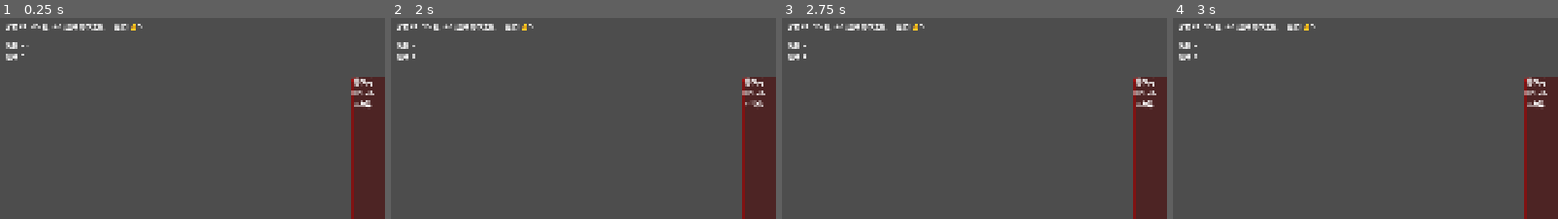
Above: before the commit, frames 1-4 (left to right).
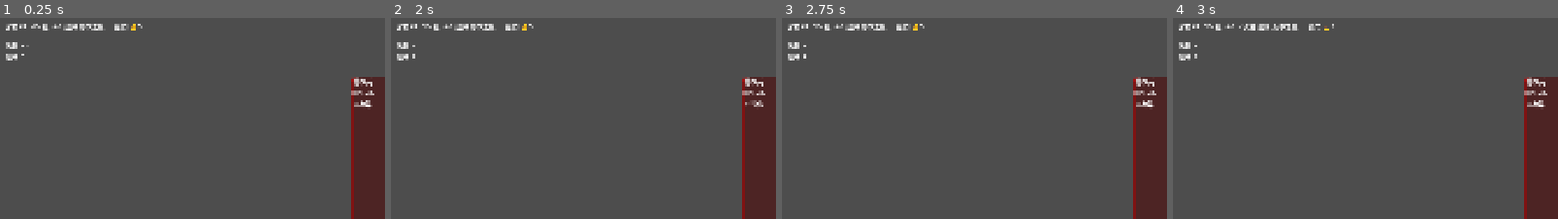
Above: after the commit, the same moments.

Repository: adam2046/three-kingdoms-deckbuilder
Game: Godot game, scene res://scenes/main.tscn
Two runs of this game, one before a commit and one after it. Both use one fixed random seed, a clock stepped at 60 frames per second and the inputs below. This scene is started directly instead of the project's main scene.
Inputs (mouse positions are % of the whole screen's width and height, from its top left):
- Up to frame 1 (0.25 s): no input
- Up to frame 2 (2 s): click "結束回合" at 0.5 s; click "結束回合" at 1.25 s
- Up to frame 3 (2.75 s): click "結束回合" at 2 s
- Up to frame 4 (3 s): tap Enter at 2.75 s; drag from (40, 88) to (60, 29) at 2.77 s
The pictures show only the part of the screen within x 0-50%, y 0-50%; the shares and areas given below are measured in that part.

Frames 1-3 are identical in both runs. In frame 4, 0.6% of the frame differs, in the area x 16-42%, y 2-7%.

Commit message:
feat: implement equipment effects (weapon, armor, horse system)
Equipment system enhancements:
- Weapon effects: 青釭劍 +2 dmg (ignores armor), 青龍偃月刀 +1 dmg + draw 1 on survive
- Armor effects: 八卦陣 50% dodge, 仁王盾 50% block, default -1 dmg
- Horse effects: horse_minus +1 attack dmg, horse_plus +1 block/turn
- Equipment slots visible in UI stats bar
- start_turn() resets per-turn state
- Per-battle state preserved between fights

Bug fixes:
- initialize_run() separates run-level from battle-level state
- run_ended signal connected to victory/defeat handler
- 桃 self-rescue + 小喬 天香 auto-rescue
- diao_chan 離間 skill implemented
- Missing hero entries and variable declarations fixed

Diff:
--- a/scripts/battle/battle_manager.gd
+++ b/scripts/battle/battle_manager.gd
@@ -464,6 +464,16 @@
 
 
 func start_turn() -> void:
+	# Reset per-turn state
+	energy_used = 0
+	attack_limit_reached = false
+	skill_used_this_turn.clear()
+	wine_active = false  # Wine buff expires if not used
+	dodge_used_this_attack = false
+	# horse_plus: +1 block per turn (defense horse)
+	if equipment_slots.has("horse_plus"):
+		block += 1
+		print("[+1馬] Gained 1 block from %s (total: %d)" % [equipment_slots["horse_plus"].name_zh, block])
 	turn_started.emit(turn_number)
 	_advance_phase(Phase.JUDGMENT)
 
@@ -745,10 +755,25 @@
 					if player_hero.id == "xu_chu" and xu_chu_luoyi_active:
 						take_damage(1)
 						print("[裸衣] Self-damage 1")
-					# Equipment: weapon gives +1 damage
+					# Equipment: weapon effects
 					if equipment_slots.has("weapon"):
+						var weapon_card: CardData = equipment_slots["weapon"]
+						# 青釭劍 (Qinggang Sword): ignores enemy armor, +2 damage
+						if weapon_card.name_zh == "青釭劍":
+							dmg += 2
+							print("[青釭劍] Ignores armor, +2 damage")
+						# 青龍偃月刀 (Green Dragon Blade): if target survives, draw 1
+						elif weapon_card.name_zh == "青龍偃月刀":
+							dmg += 1
+							print("[Weapon] +1 damage from %s" % weapon_card.name_zh)
+						else:
+							dmg += 1
+							print("[Weapon] +1 damage from %s" % weapon_card.name_zh)
+					# horse_minus (赤兔 etc.): +1 attack damage
+					if equipment_slots.has("horse_minus"):
 						dmg += 1
-						print("[Weapon] +1 damage from %s" % equipment_slots["weapon"].name_zh)
+						print("[-1馬] +1 damage from %s" % equipment_slots["horse_minus"].name_zh)
+					# Deal damage to target
 					if target and target is EnemyData:
 						target.take_damage(dmg)
 						print("Dealt %d damage to %s (HP: %d/%d)" % [dmg, target.name_zh, target.current_hp, target.max_hp])
@@ -757,6 +782,10 @@
 							hand.erase(card)
 							discard_pile.append(card)
 							return true
+						# 青龍偃月刀 bonus: if target survived, draw 1
+						if equipment_slots.has("weapon") and equipment_slots["weapon"].name_zh == "青龍偃月刀" and target.is_alive():
+							draw_cards(1)
+							print("[青龍偃月刀] Target survived → draw 1")
 					energy_used += 1
 				CardData.SubType.DODGE:
 					return false  # Can only be played in response to 殺
@@ -1040,10 +1069,32 @@
 		block -= absorbed
 		effective -= absorbed
 		print("[Block] Absorbed %d damage, %d block remaining" % [absorbed, block])
-	# Armor reduces damage by 1
+	# Armor effects
 	if equipment_slots.has("armor") and effective > 0:
-		effective -= 1
-		print("[Armor] %s reduced damage by 1" % equipment_slots["armor"].name_zh)
+		var armor_card: CardData = equipment_slots["armor"]
+		# 八卦陣 (Bagua Shield): 50% chance to negate damage entirely
+		if armor_card.id.begins_with("armor_BA") or armor_card.name_zh == "八卦陣":
+			if randi() % 2 == 0:
+				effective = 0
+				print("[八卦陣] Dodged attack completely!")
+			else:
+				effective -= 1
+				print("[Armor] %s reduced damage by 1" % armor_card.name_zh)
+		# 仁王盾 (Renwang Shield): negate damage from black-suit attacks
+		elif armor_card.name_zh == "仁王盾":
+			# In PvE, 50% chance to negate (simplified from the original "black attacks" rule)
+			if randi() % 2 == 0:
+				effective = 0
+				print("[仁王盾] Blocked attack!")
+			else:
+				effective -= 1
+				print("[Armor] %s reduced damage by 1" % armor_card.name_zh)
+		else:
+			# Default armor: -1 damage
+			effective -= 1
+			print("[Armor] %s reduced damage by 1" % armor_card.name_zh)
+	# Check for 青釭劍 (Qinggang Sword) — ignores armor (no effect here since armor already applied)
+	# horse_plus: already accounted for — gives +1 block at start of turn
 	player_hp = max(0, player_hp - effective)
 	_on_damage_taken(effective)  # Trigger hero skill reactions (e.g. 奸雄, 反饋, 剛烈)
 	if player_hp <= 0:
--- a/scripts/battle/battle_scene.gd
+++ b/scripts/battle/battle_scene.gd
@@ -473,6 +473,15 @@
 		energy_label.text += "  🍶"
 	if battle_manager.block > 0:
 		energy_label.text += "  🛡%d" % battle_manager.block
+	# Equipment display
+	var equip_text := ""
+	for slot in ["weapon", "armor", "horse_plus", "horse_minus"]:
+		if battle_manager.equipment_slots.has(slot):
+			var card: CardData = battle_manager.equipment_slots[slot]
+			var slot_icon := {"weapon": "⚔️", "armor": "🛡️", "horse_plus": "🐴+", "horse_minus": "🐴-"}
+			equip_text += " %s%s" % [slot_icon.get(slot, ""), card.name_zh]
+	if equip_text != "":
+		energy_label.text += equip_text
 	deck_label.text = "牌庫: %d" % battle_manager.deck.size()
 	discard_label.text = "棄牌: %d" % battle_manager.discard_pile.size()
 
